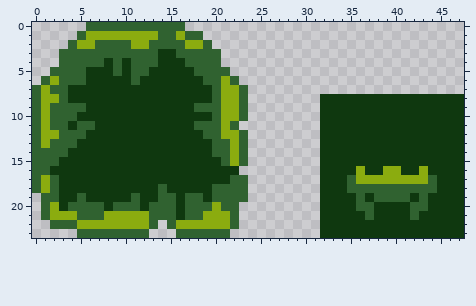
File history of a pixel-art sprite, project/assets/sprites/terrain/tile_sheet_slopes.png. Above is the file before it was changed.
The file is 48x24 pixels.
New version:
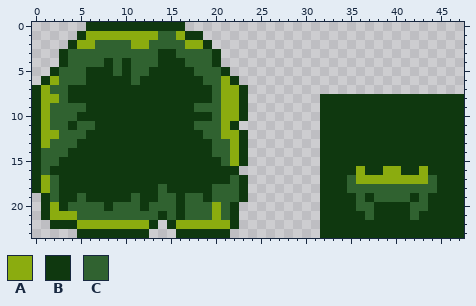
Palette (. is transparent): A #8bac0f  B #0f380f  C #306230
The edit:
The author changed colour C to colour B in row 0 at x 6 to 16; in row 1 at x 5 and 17 to 18; in row 2 at x 4 and 19; in rows 3 to 4 at x 3 and 20; in row 5 at x 2 and 21; in row 6 at x 1 and 22.
The author changed colour C to colour B in rows 7 to 10 at x 0 and 23; in row 11 at x 0 and 22; in rows 12 to 15 at x 0 and 23; in row 16 at x 0; in rows 17 to 18 at x 0 and 23; in row 19 at x 1 and 23.
The author changed colour C to colour B in row 20 at x 1 and 22; in row 21 at x 1, 14 and 22; in row 22 at x 2 to 4, 13, 15 and 22; in row 23 at x 5 to 12 and 16 to 21.
The author changed colour A to colour C in row 21 at x 8 to 12, 19 and 21.
Where, in picture pixels (left, top, right, bottom), the same in both pictures:
changed: (32, 22, 248, 238)
